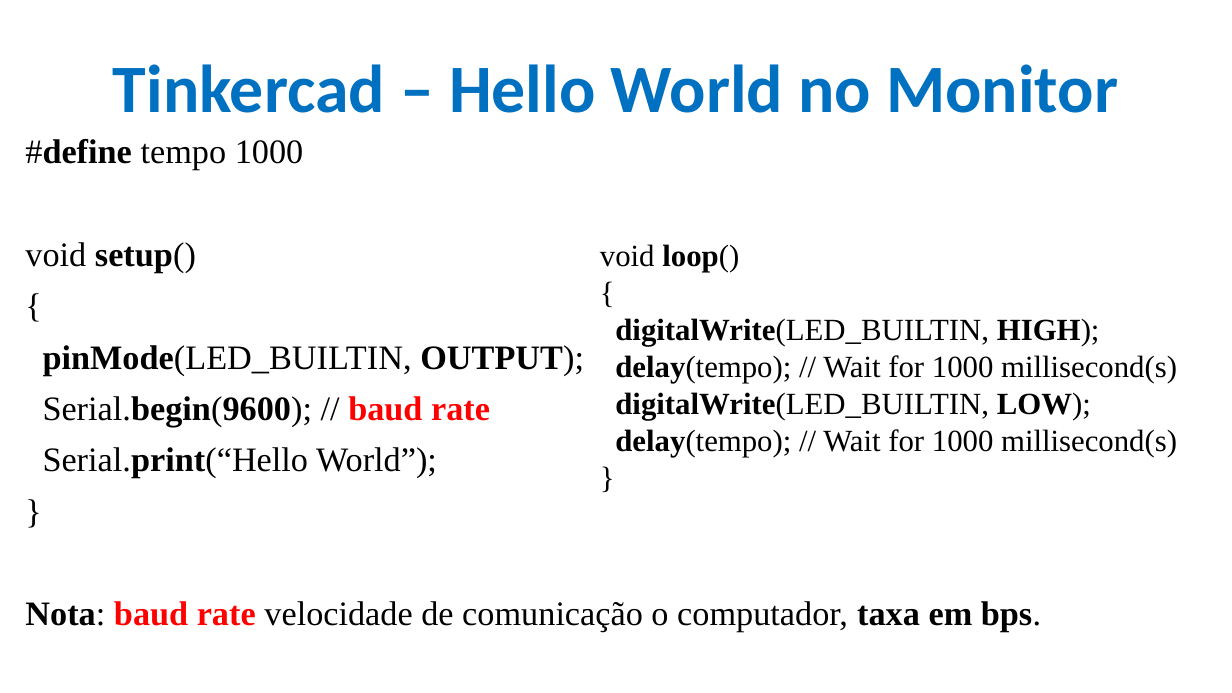
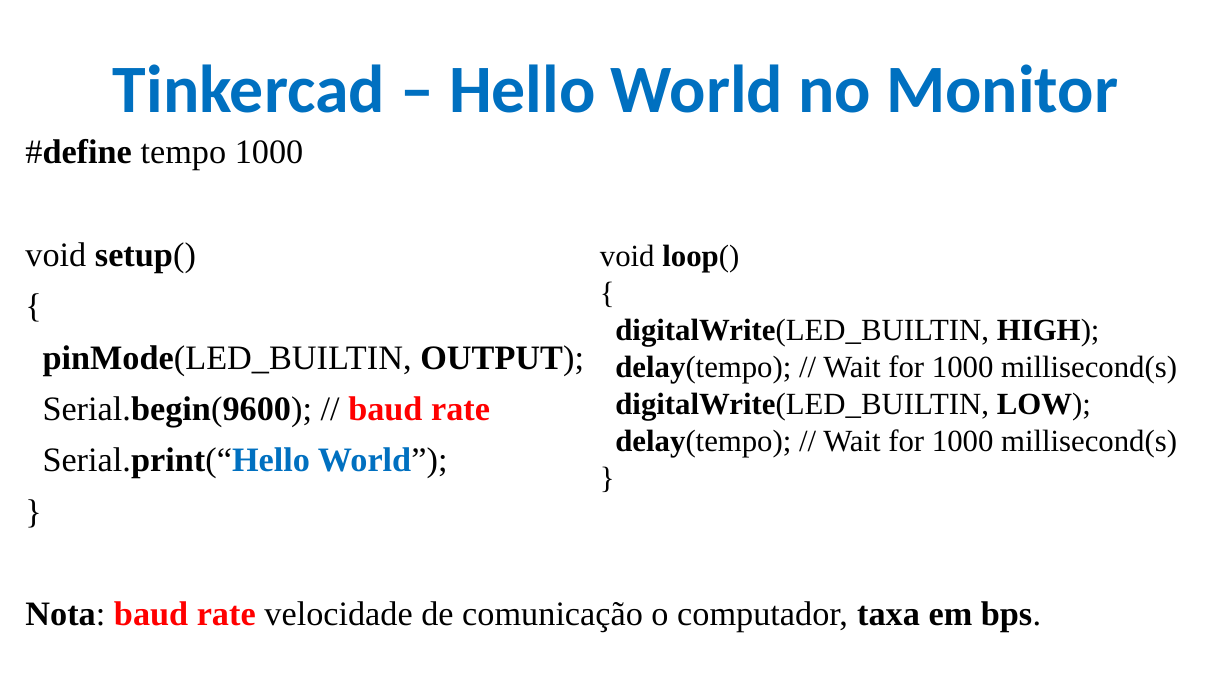
Before and after one commit to CloudEducationBrazil/WydenArea1ProgramacaoMicrocontroladores, a slide deck: slide 12 of 01 Classes/Aula 03 - Programação Microcontroladores - Arduino Tinkercad.pptx. Drawn at 1232x693 pixels with LibreOffice and Linux fonts; fonts in the diff are those of the drawing; background and template pictures are left out. Boxes give left, top, right and bottom in pixels: in the first picture for what was removed or moved away, otherwise in the second. Text is boxed around its words. In the diff, an @@ line names an element or a change of style, - is before the commit and + after.

Commit message:
ppts prática tinkercad microcontroladores 29032023

```diff
--- a/01 Classes/Aula 03 - Programação Microcontroladores - Arduino Tinkercad.pptx
+++ b/01 Classes/Aula 03 - Programação Microcontroladores - Arduino Tinkercad.pptx
@@ text at (43, 447, 448, 478): text colour #000000 to #0070C0, bold on in "Serial.print(“Hello World”);" @@
```
Also in this commit, not shown: 5 other slides changed, 2 other files.
